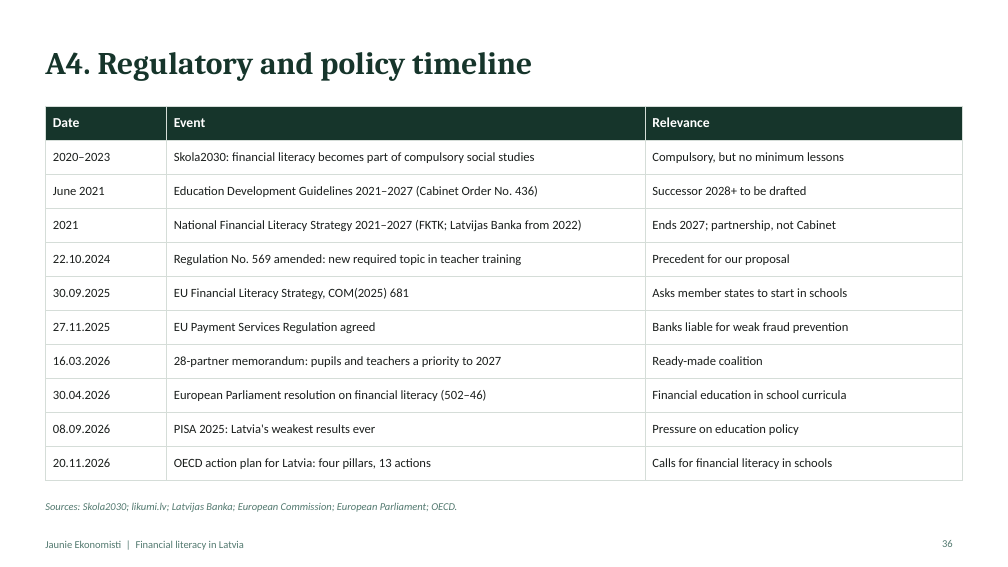
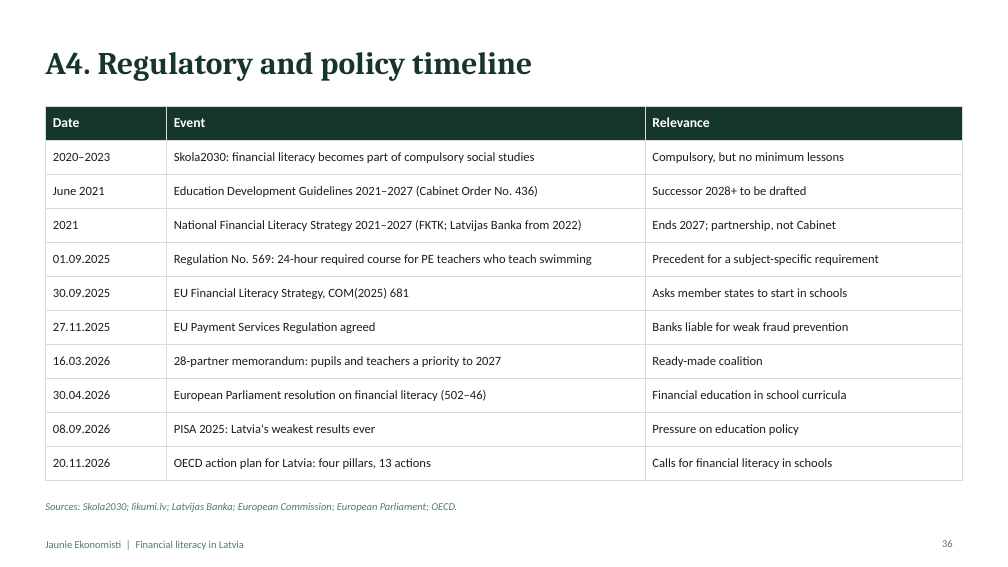
Before and after one commit to ArtisLV890/Elective-Impact-Making-for-the-Competitiveness-and-Data-Driven-Decisions-2026-2027, a slide deck: slide 36 of financial-literacy/presentation/Financial literacy in Latvia - presentation.pptx. Drawn at 1008x567 pixels with LibreOffice and Linux fonts; fonts in the diff are those of the drawing. Boxes give left, top, right and bottom in pixels: in the first picture for what was removed or moved away, otherwise in the second. Text is boxed around its words. In the diff, an @@ line names an element or a change of style, - is before the commit and + after.

```diff
--- a/financial-literacy/presentation/Financial literacy in Latvia - presentation.pptx
+++ b/financial-literacy/presentation/Financial literacy in Latvia - presentation.pptx
@@ table at box(45, 106, 963, 473) @@
-row 5: 22.10.2024 | Regulation No. 569 amended: new required topic in teacher training | Precedent for our proposal
+row 5: 01.09.2025 | Regulation No. 569: 24-hour required course for PE teachers who teach swimming | Precedent for a subject-specific requirement
```
Also in this commit, not shown: 7 other slides changed, 1 slide added, 1 slide removed, 15 other files.
